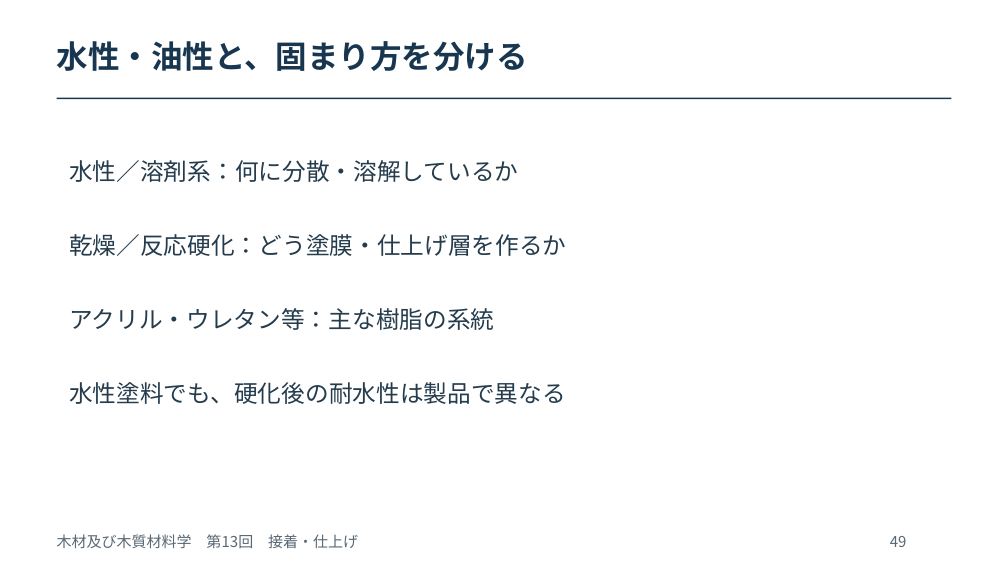
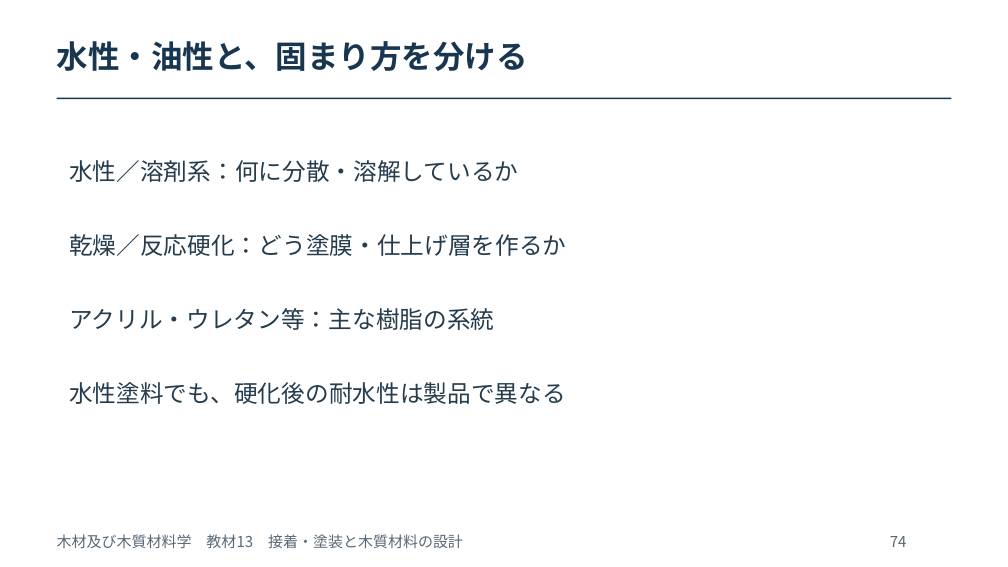
Before and after one commit to zooc-14calbp/wood-science-course, a slide deck: slide 74 of 第13回/13_授業スライド_20261101.pptx (slide 49 before the commit). Drawn at 1008x567 pixels with LibreOffice and Linux fonts; fonts in the diff are those of the drawing. Boxes give left, top, right and bottom in pixels: in the first picture for what was removed or moved away, otherwise in the second. Text is boxed around its words. In the diff, an @@ line names an element or a change of style, - is before the commit and + after.

```diff
--- a/第13回/13_授業スライド_20261101.pptx
+++ b/第13回/13_授業スライド_20261101.pptx
@@ text at bbox=[57, 534, 463, 548]: text changed @@
-木材及び木質材料学 第13回 接着・仕上げ
+木材及び木質材料学 教材13 接着・塗装と木質材料の設計
@@ text at bbox=[890, 536, 907, 547]: text changed @@
-49
+74
```
Also in this commit, not shown: 60 other slides changed, 34 slides added, 14 other files.
